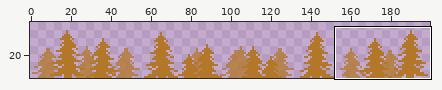
A pixel-art file gets an edit: hand/App/texture/bg_tree.aseprite. The picture above shows the old version from afar; the outline marks the close-up.
Close-up. Earlier state:
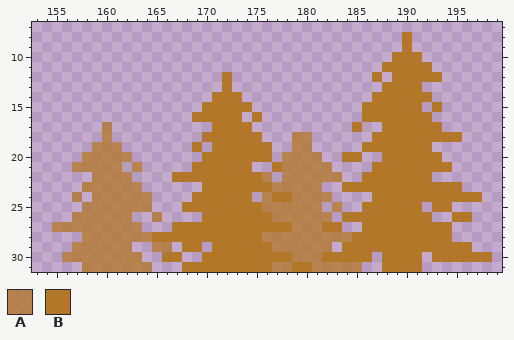
200x32 pixels, 1 frame. Shown: x 153..199, y 7..31. The wide view leaves out empty margins. The commit also changed other parts of the picture, which this record leaves out.
Visible layers, top first: "Layer 2" opacity 75%, "Layer 1".
Palette (. is transparent): A #b37729c0  B #b37729
Pixels before, first column x 155:
 8 ...................................B........
 9 ...................................B........
10 ..................................BBB.......
11 .................................BBBBB......
12 .................B..............B.BBBBB.....
13 .................B...............BBBB.......
14 ................BBB.............BBBBBB......
15 ...............BBBBB...........BBBBBB.B.....
16 ..............BBBBB.B..........BBBBBBB......
17 .....A..........BBBB..........B..BBBBBB.....
18 .....A.........BBBBBB...AA......BBBBBBBBB...
19 ....AAA.......B.BBBBBB..AA.....BBBBBBB......
20 ...AAAAA.......BBBBBBB.AAAA..BB..BBBBBB.....
21 ..AAAAA.A.....BBBBBB..BAAAAA....BBBBBBBB....
22 ....AAAA....BBBBBBBBBA.AAAAAA..BBBBBBB......
23 ...AAAAAA......BBBBBBBAAAAA..BBBBBBBBBBBB...
24 ..A.AAAAAA....BBBBBB.ABBAAAA....BBBBBBBBBBB.
25 ...AAAAAAA...BBBBBBBBAAAAAA.A..BBBBBB.BB....
26 ..AAAAAA..A....BBBBBBBAAAAAA.BBBBBBBBB..BB..
27 AAAAAAAAA...BBBBBBBBBBBBAAABB..BBBBBBBBB....
28 ...AAAAAAABBBBBBBBBBBAAAAAAAAABBBBBBBBBB....
29 ..AAAAAA..AA.BB.BBBBBBAAAAAA.BBBBBBBBBBBBB..
30 .AAAAAAAA..BB..BBBBBBBBBAAABBBBB.BBBB.BBBBBB
31 ...AAAAAAA...BBBBBBBBBAABBAAAAA..BBBB.......
And afterwards:
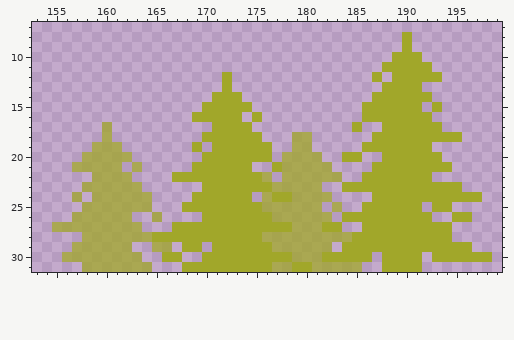
Diff:
colour A: #b37729c0 -> #a1a72ac0
colour B: #b37729 -> #a1a72a
Where, in picture pixels (left, top, right, bottom), the same in both close-ups:
changed: (52, 32, 492, 272)
